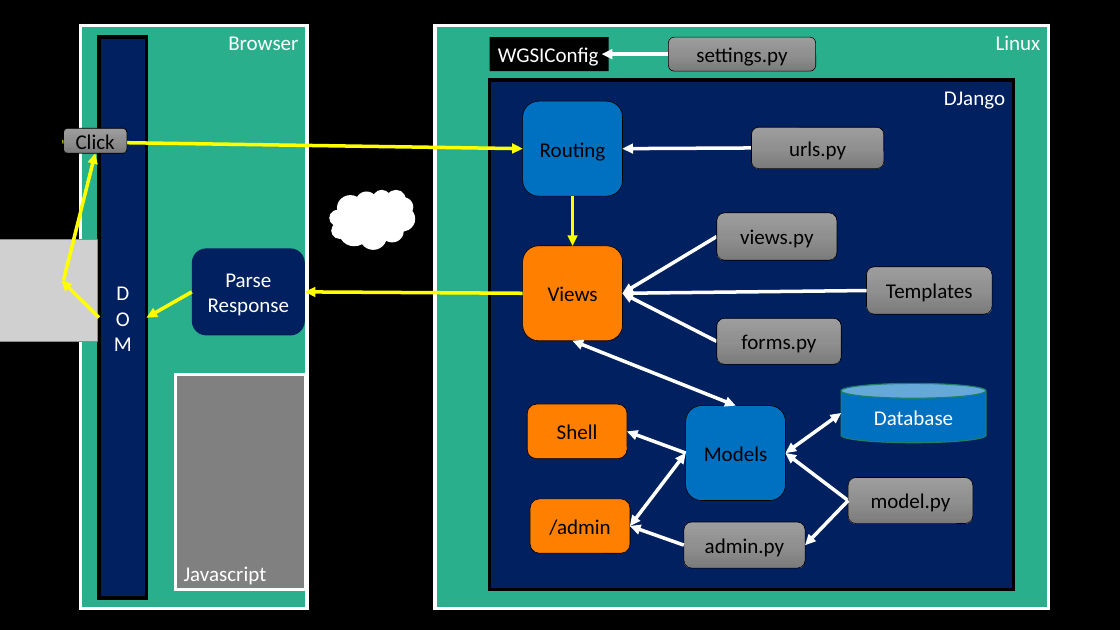
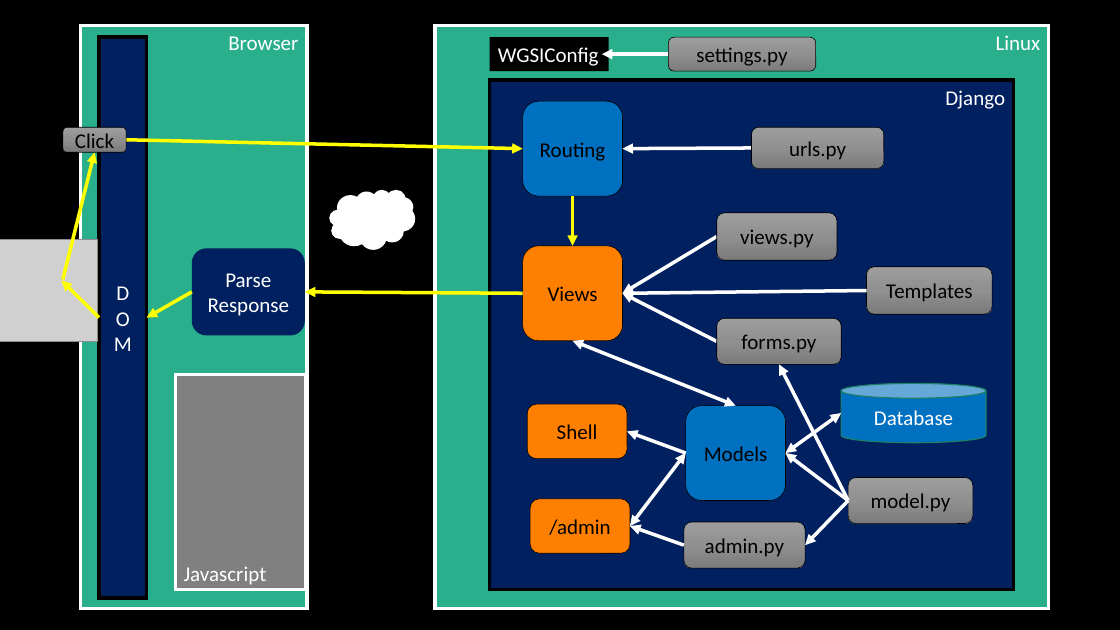
Before and after one commit to csev/dj4e, a slide deck: slide 1 of lectures/00-Big-Picture.pptx. Drawn at 1120x630 pixels with LibreOffice and Linux fonts; fonts in the diff are those of the drawing; grey boxes stand for pictures. Boxes give left, top, right and bottom in pixels: in the first picture for what was removed or moved away, otherwise in the second. Text is boxed around its words. In the diff, an @@ line names an element or a change of style, - is before the commit and + after.

```diff
--- a/lectures/00-Big-Picture.pptx
+++ b/lectures/00-Big-Picture.pptx
@@ text in rectangle at (945, 90, 1005, 109): text changed @@
-DJango
+Django
@@ arrow moved from (62, 142) - (523, 149) to (126, 139) - (523, 149) @@
@@ arrow added from (849, 501) to (779, 365), #FFFFFF 3 pt @@
```
Also in this commit, not shown: 1 other file.
